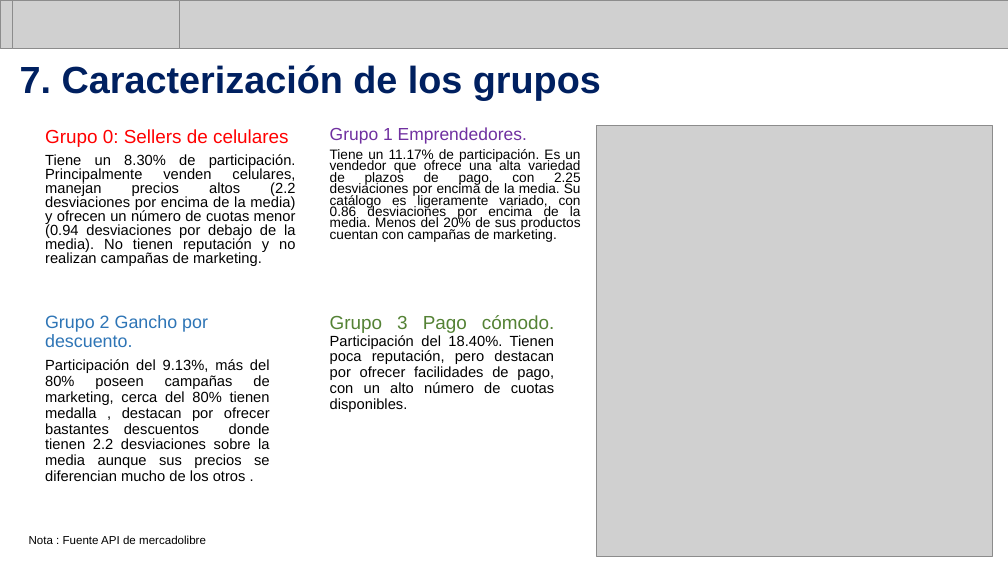
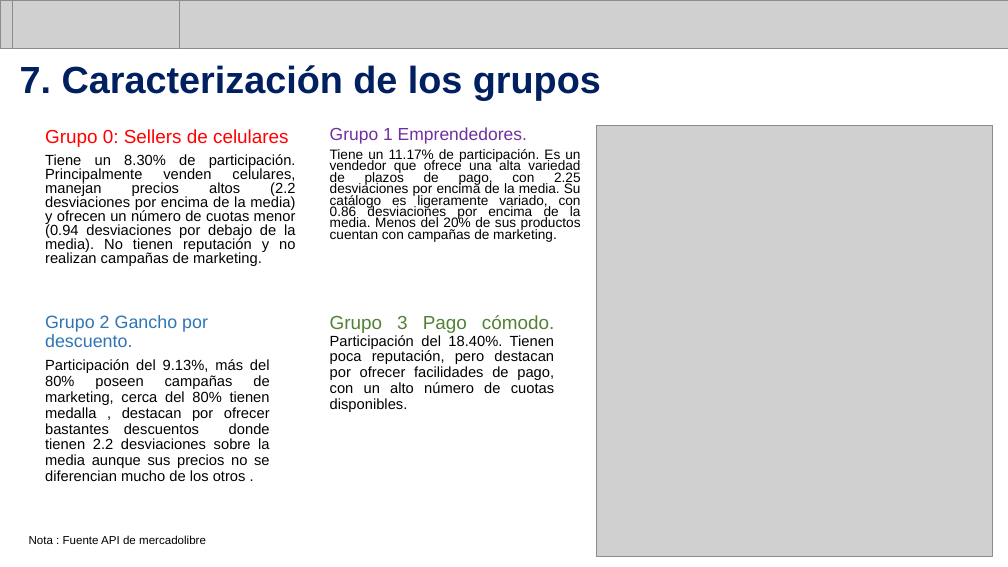
Before and after one commit to Guilcillo/Meli_challenge, a slide deck: slide 10 of Meli_Challenge.pptx. Drawn at 1008x567 pixels with LibreOffice and Linux fonts; fonts in the diff are those of the drawing; grey boxes stand for pictures. Boxes give left, top, right and bottom in pixels: in the first picture for what was removed or moved away, otherwise in the second. Text is boxed around its words. In the diff, an @@ line names an element or a change of style, - is before the commit and + after.

```diff
--- a/Meli_Challenge.pptx
+++ b/Meli_Challenge.pptx
@@ text at bbox=[45, 359, 270, 481]: text changed @@
-Participación del 9.13%, más del 80% poseen campañas de marketing, cerca del 80% tienen medalla , destacan por ofrecer bastantes descuentos donde tienen 2.2 desviaciones sobre la media aunque sus precios se diferencian mucho de los otros .
+Participación del 9.13%, más del 80% poseen campañas de marketing, cerca del 80% tienen medalla , destacan por ofrecer bastantes descuentos donde tienen 2.2 desviaciones sobre la media aunque sus precios no se diferencian mucho de los otros .
```
Also in this commit, not shown: 7 other slides changed, 1 other file.
